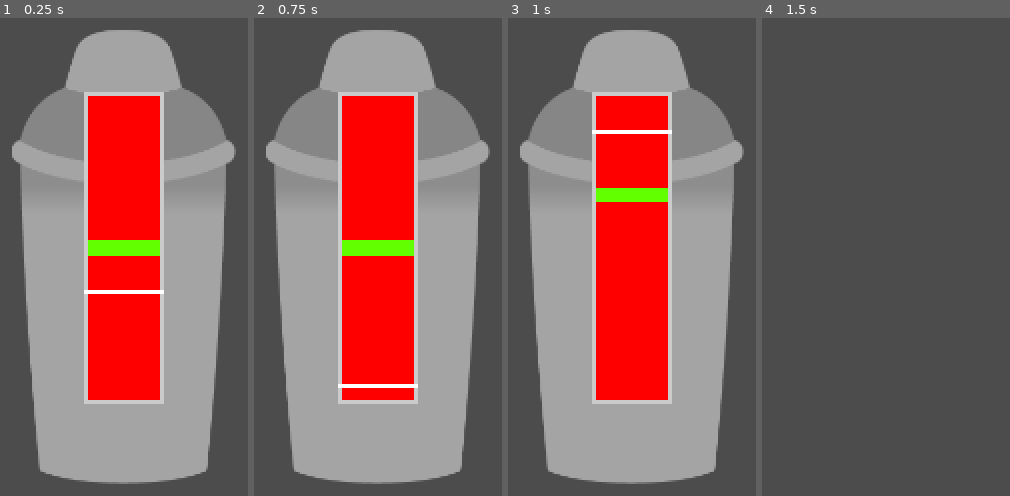
Above: before the commit, frames 1-4 (left to right).
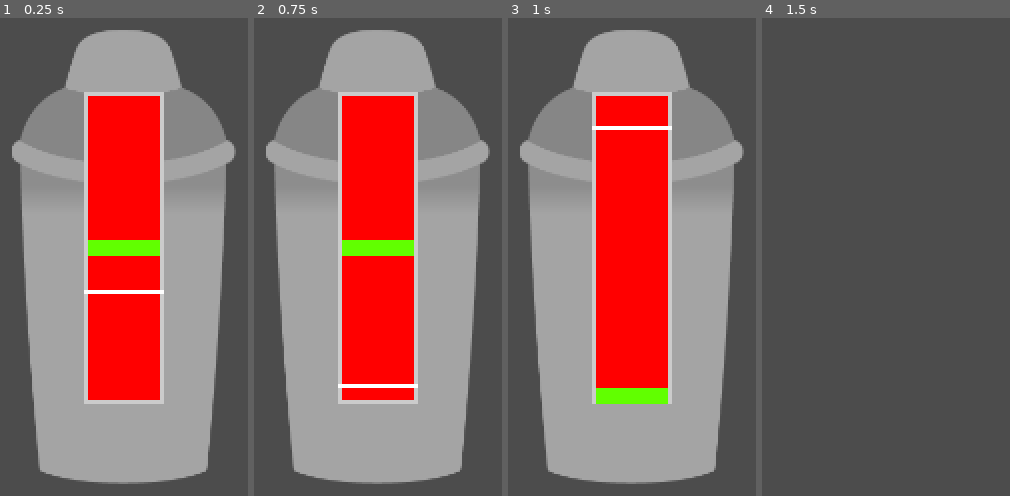
Above: after the commit, the same moments.

Repository: gustavopedrosob/buteco
Game: Godot game, scene res://scenes/Linhas.tscn
Two runs of this game, one before a commit and one after it. Both use one fixed random seed, a clock stepped at 60 frames per second and the inputs below. This scene is started directly instead of the project's main scene.
Inputs (mouse positions are in pixels of both pictures, inside the frame that each line leads up to):
- Up to frame 1 (0.25 s): no input
- Up to frame 2 (0.75 s): tap Enter at 0.5 s; move the mouse to (outside the picture) at 0.52 s; hold Right (ui_right) from 0.53 s (still down); hold E (interagir) from 0.53 s (still down)
- Up to frame 3 (1 s): keep holding Right (ui_right); keep holding E (interagir); tap Space (ui_select) at 0.77, 0.8 s
- Up to frame 4 (1.5 s): tap Space (ui_select) at 1.07, 1.35 s; move the mouse to (outside the picture) at 1.27 s; release Right (ui_right) at 1.28 s; release E (interagir) at 1.28 s; hold Left (ui_left) from 1.28 s (still down)

Frames 1-2 are identical in both runs. In frame 3, 2.4% of the frame differs, in the area x 33-67%, y 22-81%; in frame 4, nothing differs.

Commit message:
Agora alguns inputs que eram capturados apartir do _process() são capturados pelo _unhandled_event().

Diff:
--- a/scenes/Cliente.tscn
+++ b/scenes/Cliente.tscn
@@ -51,7 +51,6 @@
 [node name="Cliente" parent="AnimationPlayer/posicao" instance=ExtResource( 2 )]
 position = Vector2( 0, 600 )
 scale = Vector2( 0.5, 0.5 )
-script = null
 
 [node name="Pedido do cliente" type="Sprite" parent="AnimationPlayer/posicao/Cliente"]
 position = Vector2( -72.0455, 26.3958 )
--- a/scenes/Creditos.tscn
+++ b/scenes/Creditos.tscn
@@ -3,7 +3,6 @@
 [ext_resource path="res://scripts/Creditos.gd" type="Script" id=1]
 [ext_resource path="res://fonts/Comfortaa-Regular.ttf" type="DynamicFontData" id=2]
 [ext_resource path="res://sprites/TelaInicial.png" type="Texture" id=3]
-
 
 [sub_resource type="DynamicFont" id=1]
 font_data = ExtResource( 2 )
--- a/scenes/Linhas.tscn
+++ b/scenes/Linhas.tscn
@@ -2,7 +2,6 @@
 
 [ext_resource path="res://scripts/Linha vermelha.gd" type="Script" id=1]
 [ext_resource path="res://sprites/coqueteleira.png" type="Texture" id=2]
-
 
 [sub_resource type="StyleBoxFlat" id=1]
 bg_color = Color( 1, 0, 0, 1 )
--- a/scripts/Cliente.gd
+++ b/scripts/Cliente.gd
@@ -34,9 +34,9 @@
 	var rand_pos = Functions.get_random_int(100, 800)
 	$"AnimationPlayer/posicao/Cliente/Pedido do cliente/Pedido".set_texture(listabebidas[rand_beb])
 	$'AnimationPlayer/posicao'.position.x = rand_pos
-# warning-ignore:unused_argument
-func _process(delta):
-	if Input.is_action_just_pressed("interagir") and pode_interagir and not ja_interagiu and pode_interagir2:
+
+func _unhandled_input(event):
+	if event.is_action_pressed("interagir") and pode_interagir and not ja_interagiu and pode_interagir2:
 		$"AnimationPlayer/posicao/Cliente/Pedido do cliente".visible = false
 		ja_interagiu = true
 		# cliente é filho do spawner
--- a/scripts/Creditos.gd
+++ b/scripts/Creditos.gd
@@ -3,8 +3,7 @@
 func _ready():
 	$"Centralizado/Creditos Texto".bbcode_text = str("[center]",Options.lang_content["programming"],":\nGustavo Pedroso Bernardes e Bruno Rodrigues\n",Options.lang_content["designer"],":\nGustavo Pedroso Bernardes\n",Options.lang_content["sounds"],":\nGustavo Pedroso Bernardes")
 
-# warning-ignore:unused_argument
-func _process(delta):
-	if Input.is_action_just_pressed("ui_cancel"):
+func _unhandled_input(event):
+	if event.is_action_pressed("ui_cancel"):
 		# warning-ignore:return_value_discarded
 		get_tree().change_scene("res://scenes/TelaInicial.tscn")
--- a/scripts/Linha vermelha.gd
+++ b/scripts/Linha vermelha.gd
@@ -29,11 +29,14 @@
 		$"Linha branca".rect_position.y -= velocidade
 		if $"Linha branca".rect_position.y <= 0:
 			estado = 'subindo'
-	if Input.is_action_just_pressed("ui_select"):
+
+func _unhandled_input(event):
+	if event.is_action_pressed("ui_select"):
 		if $"Linha branca".rect_position.y >= $"Linha verde".rect_position.y and $"Linha branca".rect_position.y <= $"Linha verde".rect_position.y + $"Linha verde".rect_size.y:
 			acertou(true,'acertou')
 		else:
 			acertou(false,'errou')
+
 
 func set_random_green_line():
 	$"Linha verde".rect_position.y = Functions.get_random_int(5, 195)
--- a/scripts/Node.gd
+++ b/scripts/Node.gd
@@ -7,9 +7,8 @@
 	# warning-ignore:return_value_discarded
 	$Pause/CenterContainer/Pause/Opcoes.connect("pressed", self, "_on_Opcoes_pressed")
 
-# warning-ignore:unused_argument
-func _process(delta):
-	if Input.is_action_just_pressed("ui_cancel") and Playervariables.antipause == false:
+func _unhandled_input(event):
+	if event.is_action_pressed("ui_cancel") and not Playervariables.antipause:
 		if get_tree().paused:
 			get_tree().paused = false
 			$Pause.visible = true
@@ -18,9 +17,11 @@
 		else:
 			get_tree().paused = true
 			self.visible = true
+
 func _on_Opcoes_pressed():
 	$Pause.visible = false
 	$Opcoes.visible = true
+
 func _on_Voltar_pressed():
 	$Pause.visible = true
 	$Opcoes.visible = false
--- a/scripts/Node2D.gd
+++ b/scripts/Node2D.gd
@@ -12,6 +12,7 @@
 		'dificil':
 			quantidade_clicks_requiridos = 50
 	$Center/Alinhamento/Dica.text = Options.lang_content["click_on_beer"] % quantidade_clicks_requiridos
+
 # warning-ignore:unused_argument
 func _process(delta):
 	$AnimationPlayer/QntPrecionado.text = str(quantidade_de_vezes_precionado)
